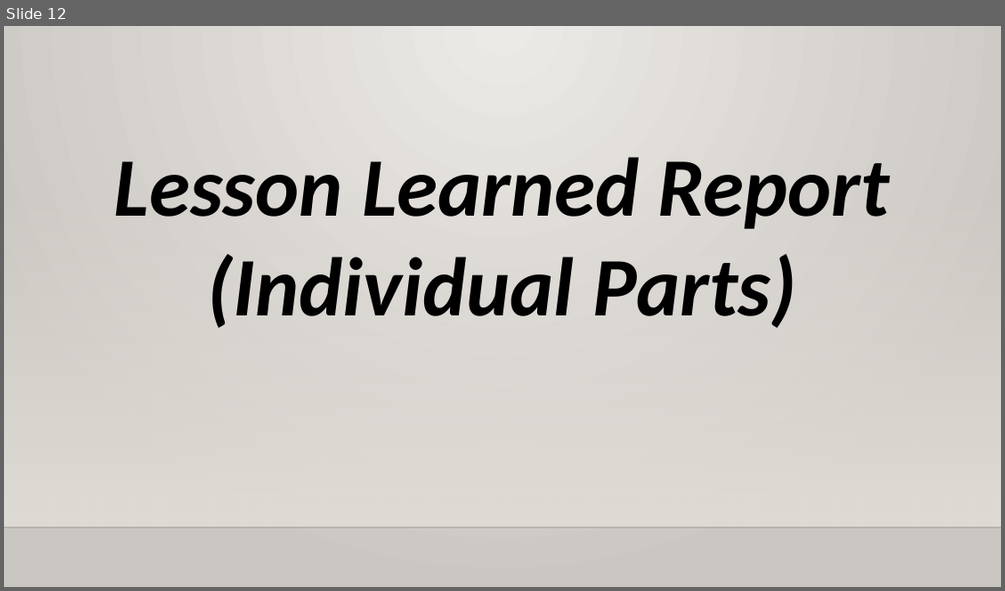
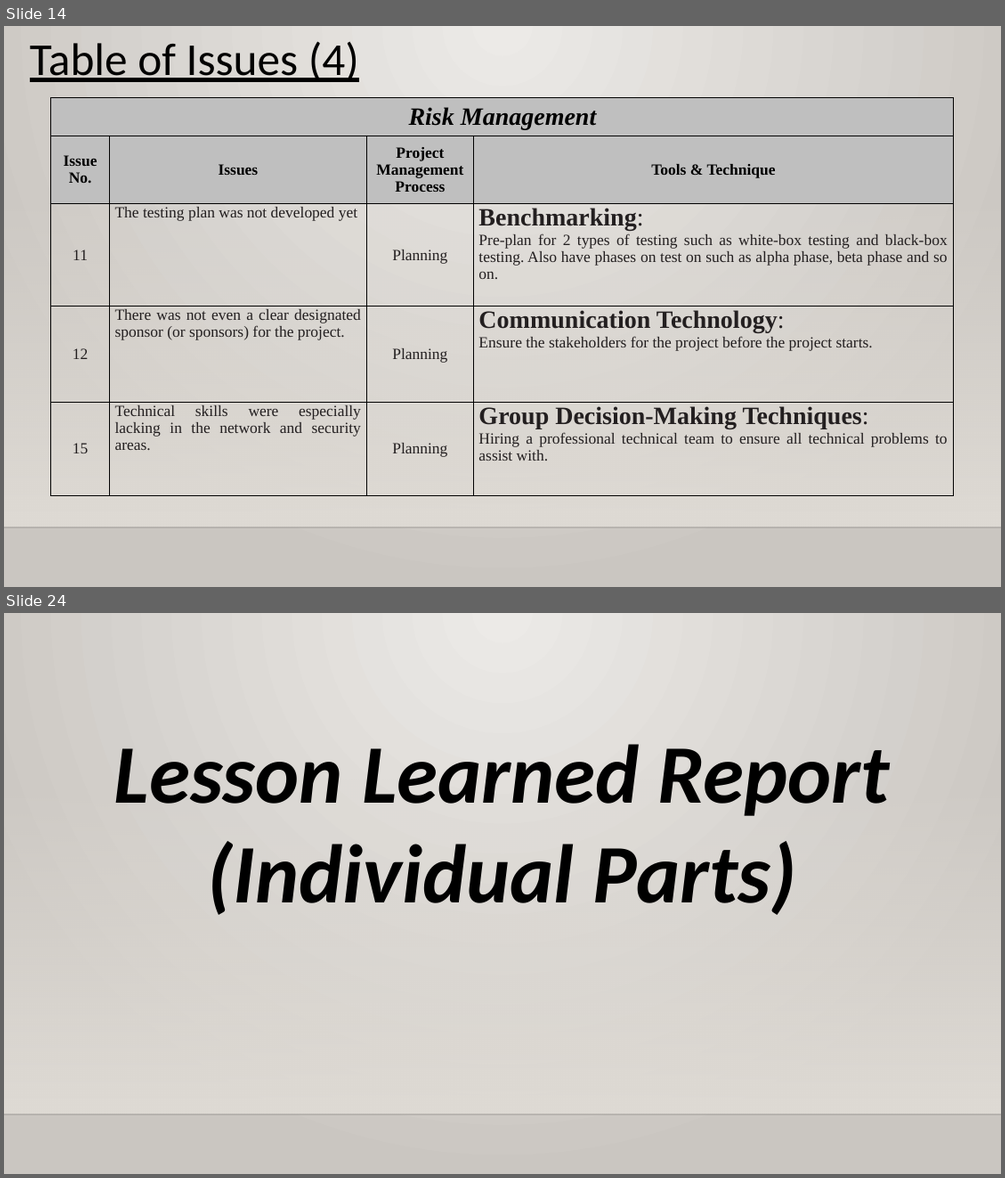
Before and after one commit to XtremisStudio/Project-Management, a slide deck: PRMGT_Presentation_Template.pptx. Shown one above the other, each under a label of ours: slide 12 before the commit, slides 14 and 24 after it; the slides between them are not shown. The pictures are 1005x591 and 1005x1178 pixels, drawn with LibreOffice and Linux fonts; fonts in the diff are those of the drawing; background and template pictures are left out. Boxes give left, top, right and bottom in pixels: in the first picture for what was removed or moved away, otherwise in the second. Text is boxed around its words. In the diff, an @@ line names an element or a change of style, - is before the commit and + after.

```diff
--- a/PRMGT_Presentation_Template.pptx
+++ b/PRMGT_Presentation_Template.pptx
@@ slide 14 added at (4,26,1001,587), background gradient #ECEAE7 to #CAC7C1; not listed: 2 template elements that a slide beside it also shows @@
@@ text added at (30,41,359,82), 44 pt, text #000000, underline @@
+Table of Issues (4)
@@ table added at (51,98,955,495), 5 rows, 4 columns @@
+Risk Management |  |  | 
+Issue No. | Issues | Project Management Process | Tools & Technique
+11 | The testing plan was not developed yet | Planning | Benchmarking: / Pre-plan for 2 types of testing such as white-box testing and black-box testing. Also have phases on test on such as alpha phase, beta phase and so on.
+12 | There was not even a clear designated sponsor (or sponsors) for the project. | Planning | Communication Technology: / Ensure the stakeholders for the project before the project starts.
+15 | Technical skills were especially lacking in the network and security areas. | Planning | Group Decision-Making Techniques: / Hiring a professional technical team to ensure all technical problems to assist with.
@@ what was slide 12 is now slide 24 @@
```
Also in this commit, not shown: 11 slides changed, 14 other slides added, 1 slide removed, 3 other files.
